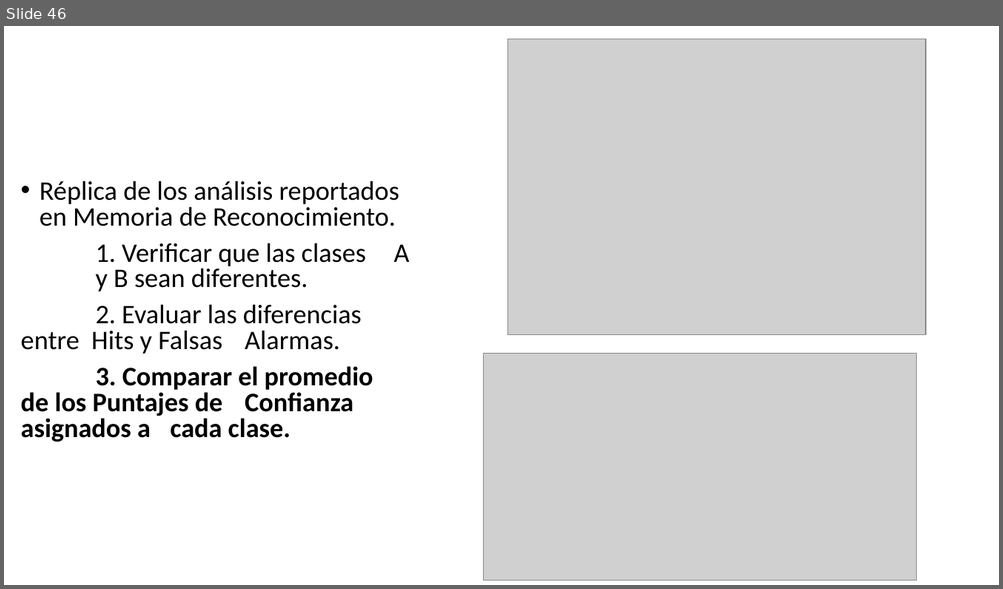
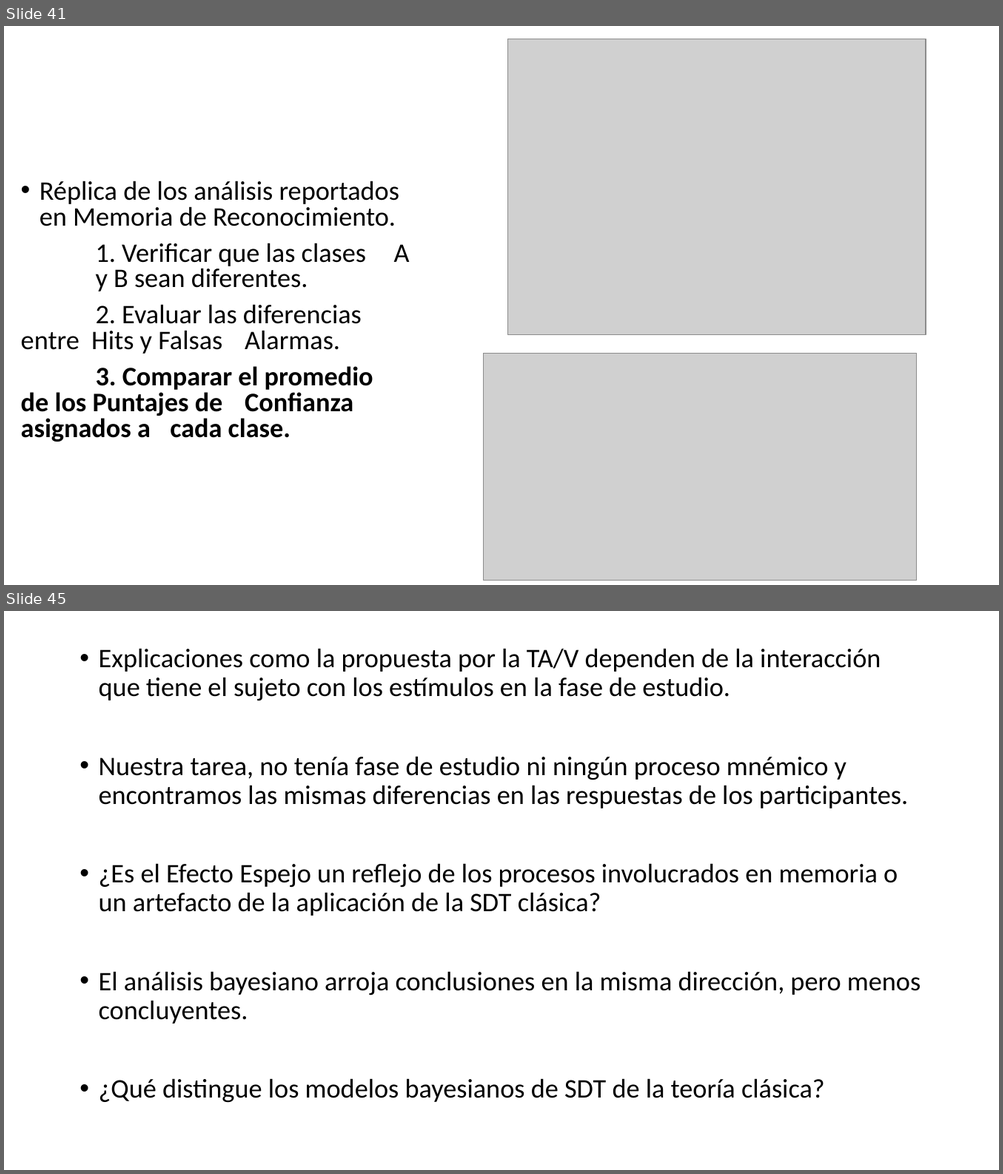
Before and after one commit to Adrifelcha/Adrifelcha, a slide deck: Tesis/Presentaciones/FINAL_Seminario.pptx. Shown one above the other, each under a label of ours: slide 46 before the commit, slides 41 and 45 after it; the slides between them are not shown. The pictures are 1003x589 and 1003x1174 pixels, drawn with LibreOffice and Linux fonts; fonts in the diff are those of the drawing; grey boxes stand for pictures. Boxes give left, top, right and bottom in pixels: in the first picture for what was removed or moved away, otherwise in the second. Text is boxed around its words. In the diff, an @@ line names an element or a change of style, - is before the commit and + after.

```diff
--- a/Tesis/Presentaciones/FINAL_Seminario.pptx
+++ b/Tesis/Presentaciones/FINAL_Seminario.pptx
@@ slide 45 added at (4, 611, 999, 1170), background #FFFFFF @@
@@ text added at (99, 648, 920, 1103), 25.9 pt, text #000000 @@
+• Explicaciones como la propuesta por la TA/V dependen de la interacción que tiene el sujeto con los estímulos en la fase de estudio.
+• Nuestra tarea, no tenía fase de estudio ni ningún proceso mnémico y encontramos las mismas diferencias en las respuestas de los participantes.
+• ¿Es el Efecto Espejo un reflejo de los procesos involucrados en memoria o un artefacto de la aplicación de la SDT clásica?
+• El análisis bayesiano arroja conclusiones en la misma dirección, pero menos concluyentes.
+• ¿Qué distingue los modelos bayesianos de SDT de la teoría clásica?
@@ what was slide 46 is now slide 41 @@
```
Also in this commit, not shown: 14 slides changed, 7 other slides added, 17 slides removed, 1 other file.
